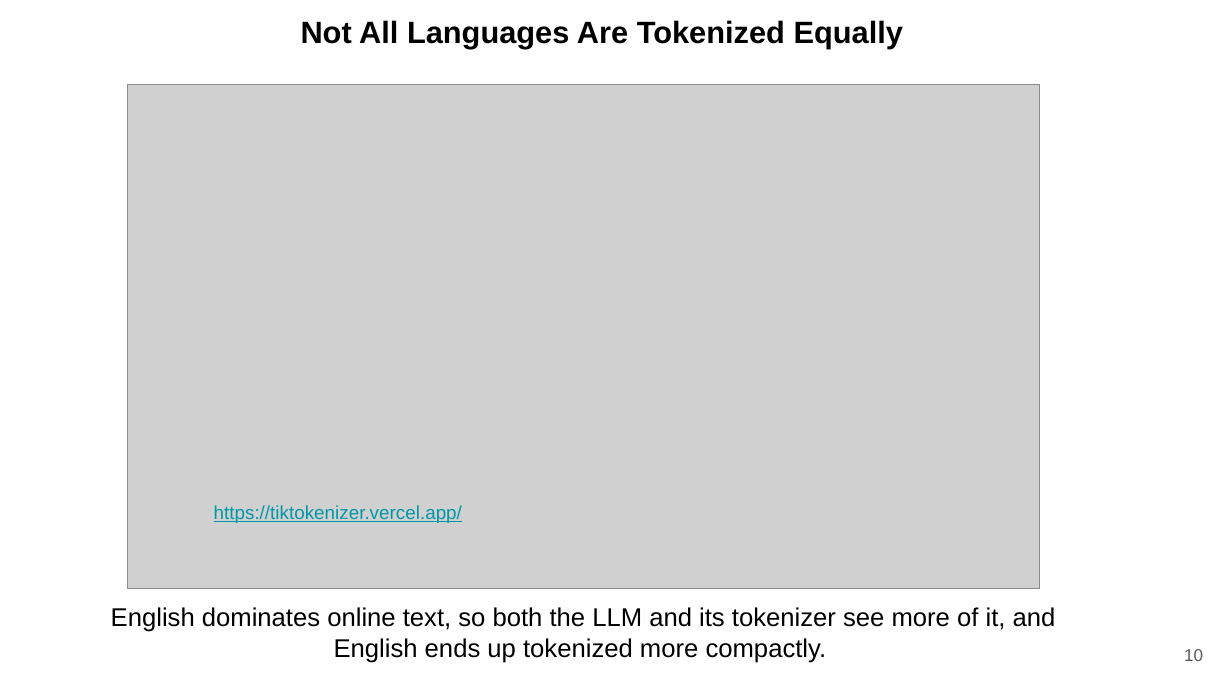
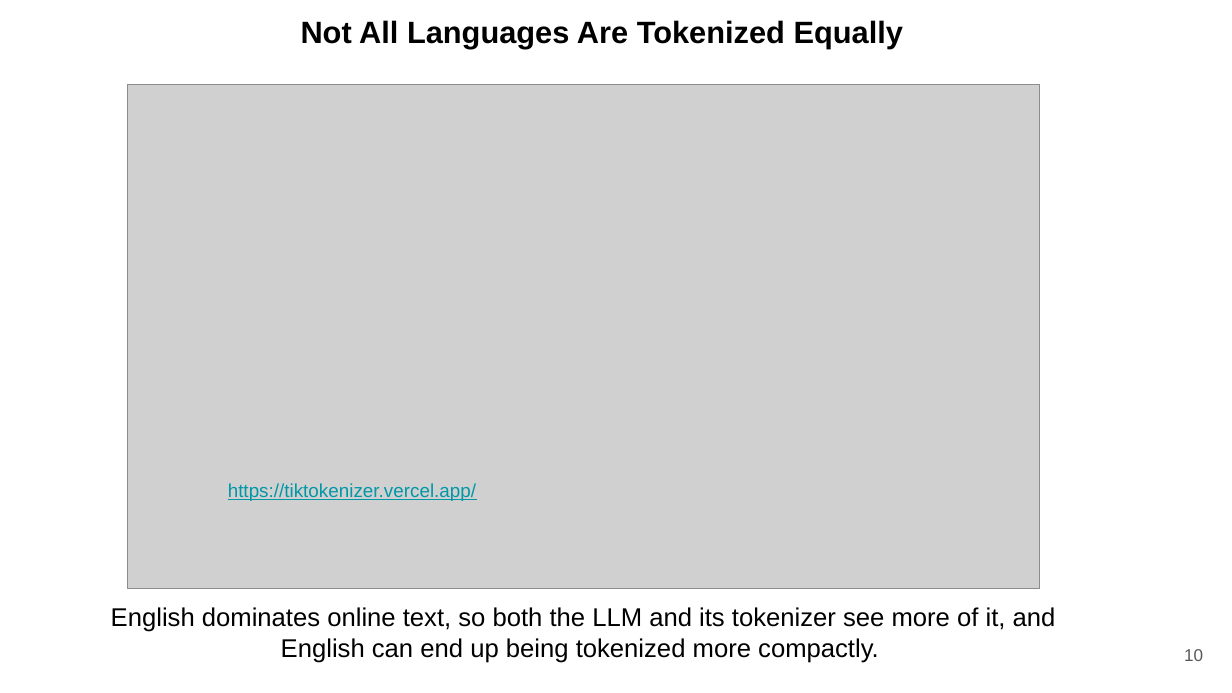
Before and after one commit to ducspe/DCPresentations, a slide deck: slide 10 of UnderstandingTokenization/UnderstandingTokenization.pptx. Drawn at 1232x693 pixels with LibreOffice and Linux fonts; fonts in the diff are those of the drawing; grey boxes stand for pictures. Boxes give left, top, right and bottom in pixels: in the first picture for what was removed or moved away, otherwise in the second. Text is boxed around its words. In the diff, an @@ line names an element or a change of style, - is before the commit and + after.

Commit message:
Refine Diffusion and Tokenization slides and update video tutorials
- Correct and clarify the Diffusion and Tokenization presentations in PDF and PowerPoint formats.
- Update the corresponding video tutorials and English SRT subtitles to reflect the revised slides.
- Remove the three VTT caption files, with browser caption regeneration and GitHub Pages updates deferred to a follow-up.

```diff
--- a/UnderstandingTokenization/UnderstandingTokenization.pptx
+++ b/UnderstandingTokenization/UnderstandingTokenization.pptx
@@ text "https://tiktokenizer.vercel.app/": place and size @@
-text "https://tiktokenizer.vercel.app/" at bbox=[214, 505, 462, 523]
+text "https://tiktokenizer.vercel.app/" at bbox=[228, 483, 476, 501]
@@ text at bbox=[111, 607, 1056, 663]: text changed @@
-English dominates online text, so both the LLM and its tokenizer see more of it, and English ends up tokenized more compactly.
+English dominates online text, so both the LLM and its tokenizer see more of it, and English can end up being tokenized more compactly.
```
Also in this commit, not shown: 10 other slides changed, 10 other files.
